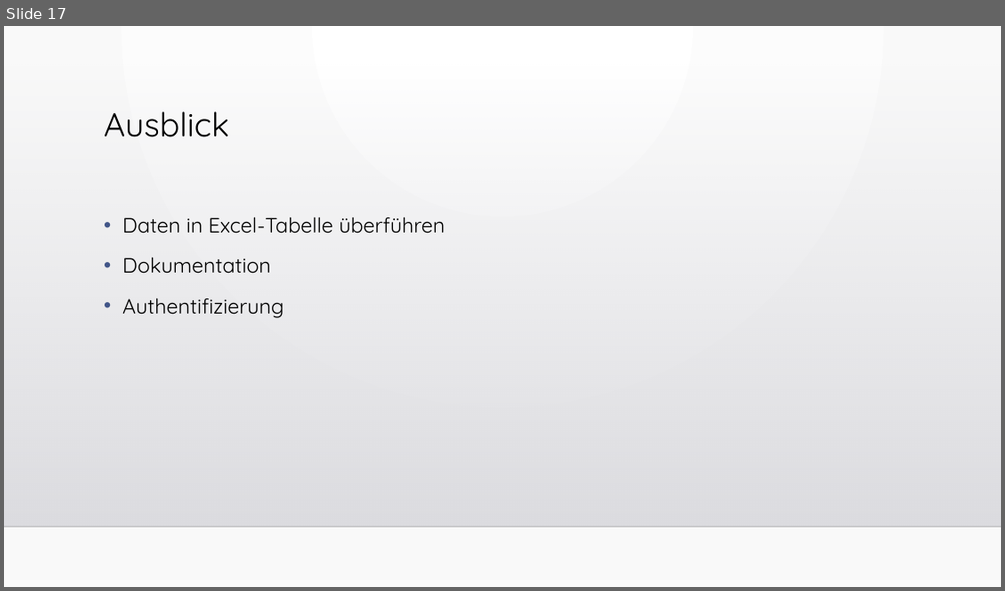
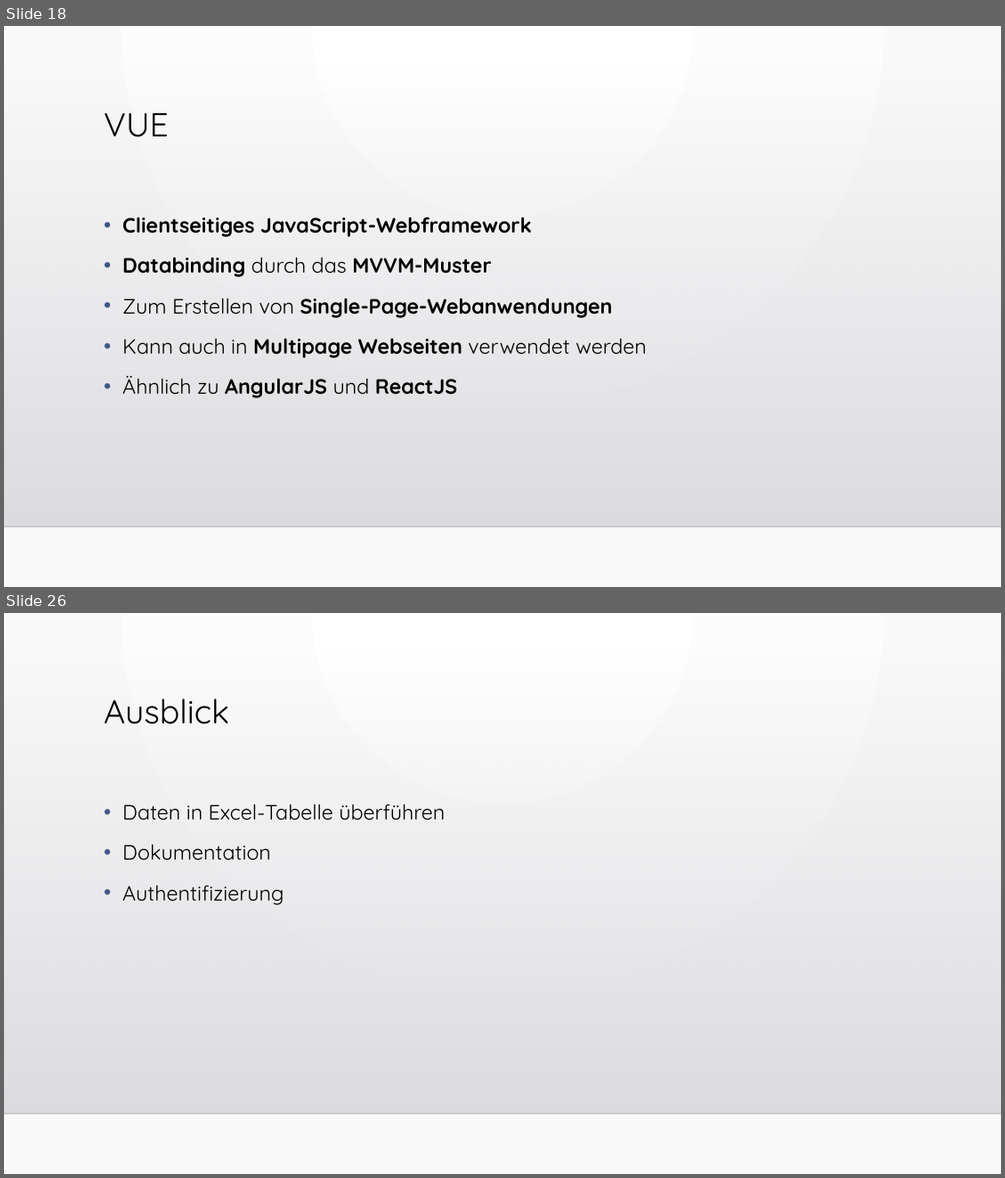
Before and after one commit to WebEngineering18/Pr-sentation, a slide deck: Fragebogen zum Status der Bauqualität.pptx. Shown one above the other, each under a label of ours: slide 17 before the commit, slides 18 and 26 after it; the slides between them are not shown. The pictures are 1005x591 and 1005x1178 pixels, drawn with LibreOffice and Linux fonts; fonts in the diff are those of the drawing; background and template pictures are left out. Boxes give left, top, right and bottom in pixels: in the first picture for what was removed or moved away, otherwise in the second. Text is boxed around its words. In the diff, an @@ line names an element or a change of style, - is before the commit and + after.

```diff
--- a/Fragebogen zum Status der Bauqualität.pptx
+++ b/Fragebogen zum Status der Bauqualität.pptx
@@ slide 18 added at box(4, 26, 1001, 587), background gradient #FFFFFF to #FAFAFA; not listed: 2 template elements that a slide beside it also shows @@
@@ title added at box(104, 113, 169, 137), 32 pt, text #000000 @@
+VUE
@@ text added at box(122, 216, 647, 398), 20 pt, text #000000, bold @@
+• Clientseitiges JavaScript-Webframework
+• Databinding durch das MVVM-Muster
+• Zum Erstellen von Single-Page-Webanwendungen
+• Kann auch in Multipage Webseiten verwendet werden
+• Ähnlich zu AngularJS und ReactJS
@@ what was slide 17 is now slide 26 @@
```
Also in this commit, not shown: 8 other slides added, 3 other files.
